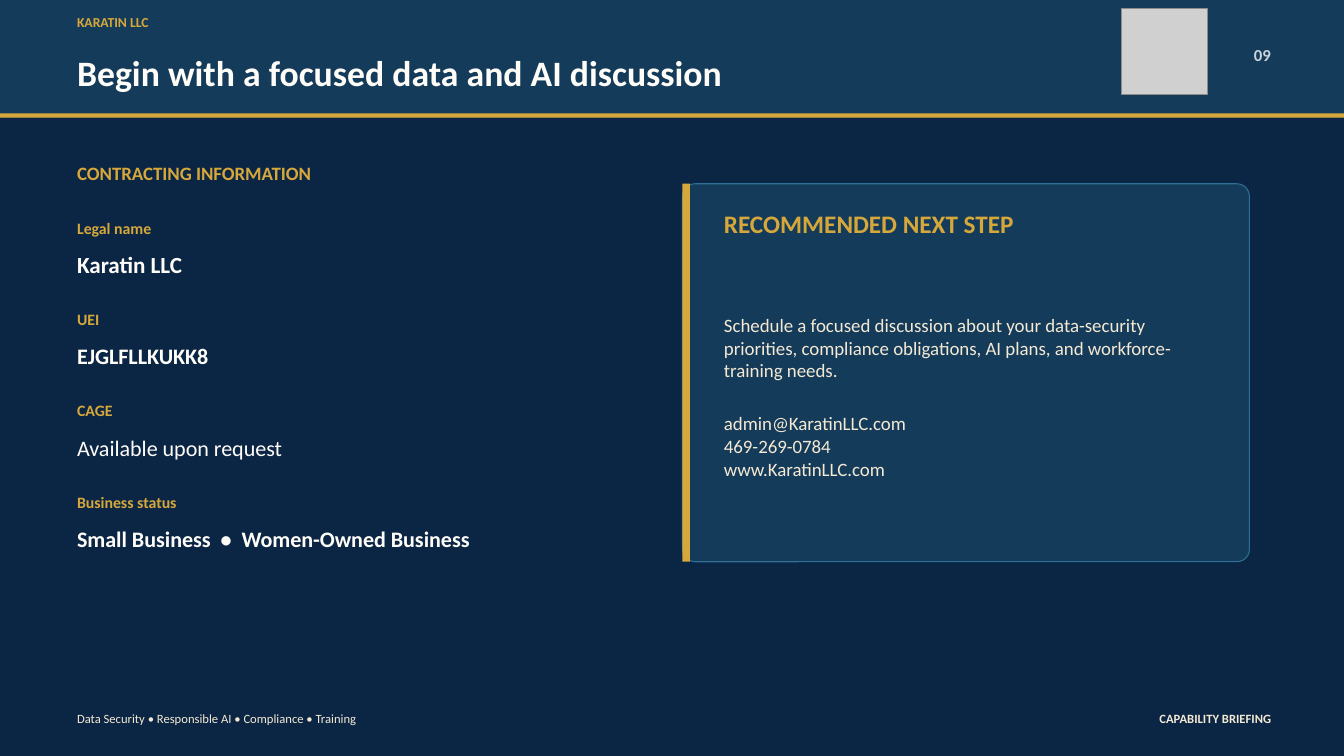
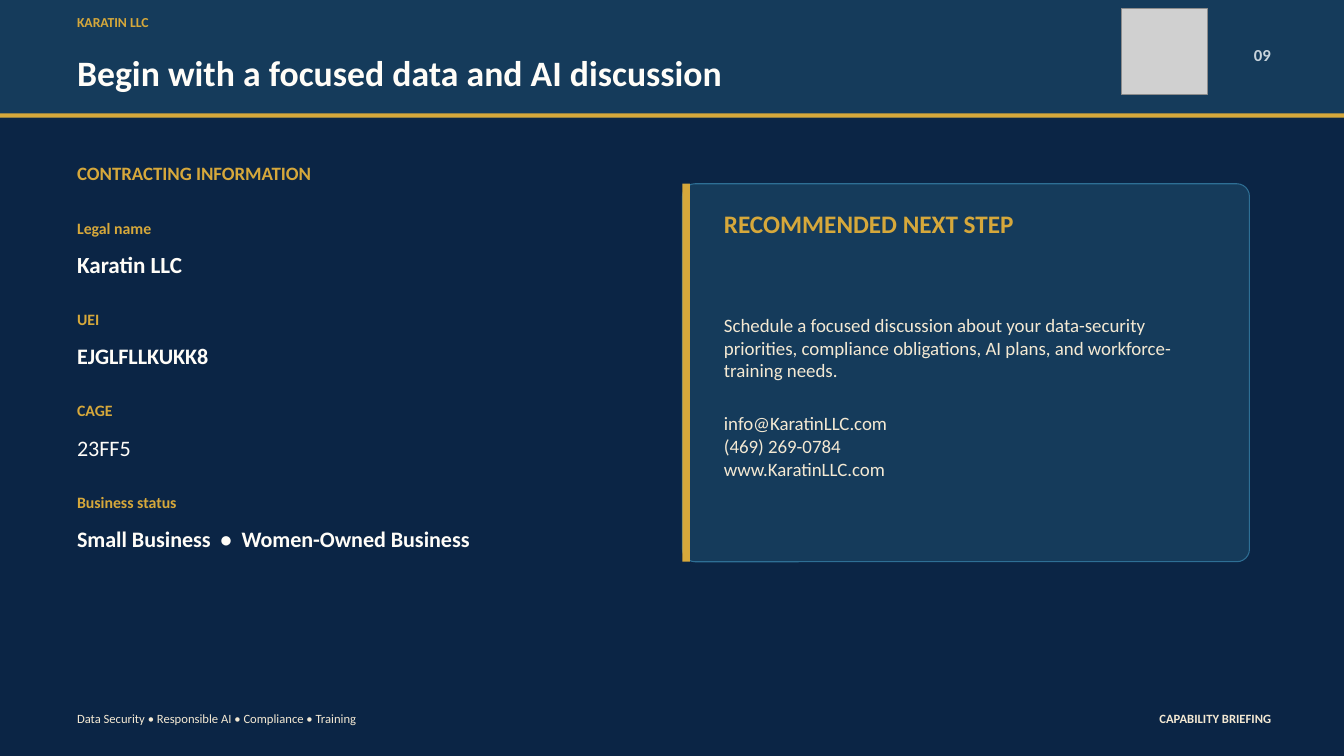
Before and after one commit to JKarats/Karatin-Gov-web, a slide deck: slide 9 of Karatin_Capability_Briefing.pptx. Drawn at 1344x756 pixels with LibreOffice and Linux fonts; fonts in the diff are those of the drawing; grey boxes stand for pictures. Boxes give left, top, right and bottom in pixels: in the first picture for what was removed or moved away, otherwise in the second. Text is boxed around its words. In the diff, an @@ line names an element or a change of style, - is before the commit and + after.

```diff
--- a/Karatin_Capability_Briefing.pptx
+++ b/Karatin_Capability_Briefing.pptx
@@ text at <box>724,417,887,456</box>: text changed @@
-admin@KaratinLLC.com
-469-269-0784
+info@KaratinLLC.com
+(469) 269-0784
@@ text at <box>77,441,131,456</box>: text changed @@
-Available upon request
+23FF5
```
Also in this commit, not shown: 7 other files.
